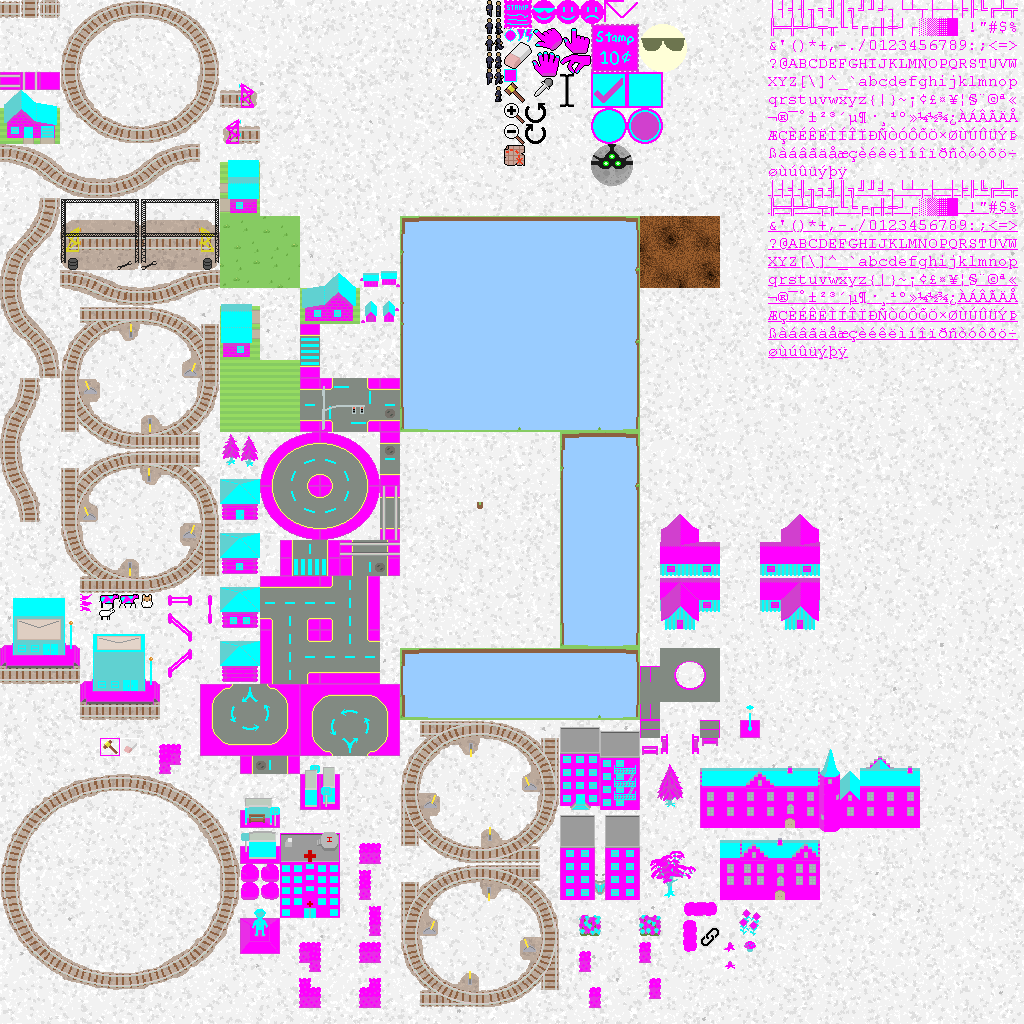
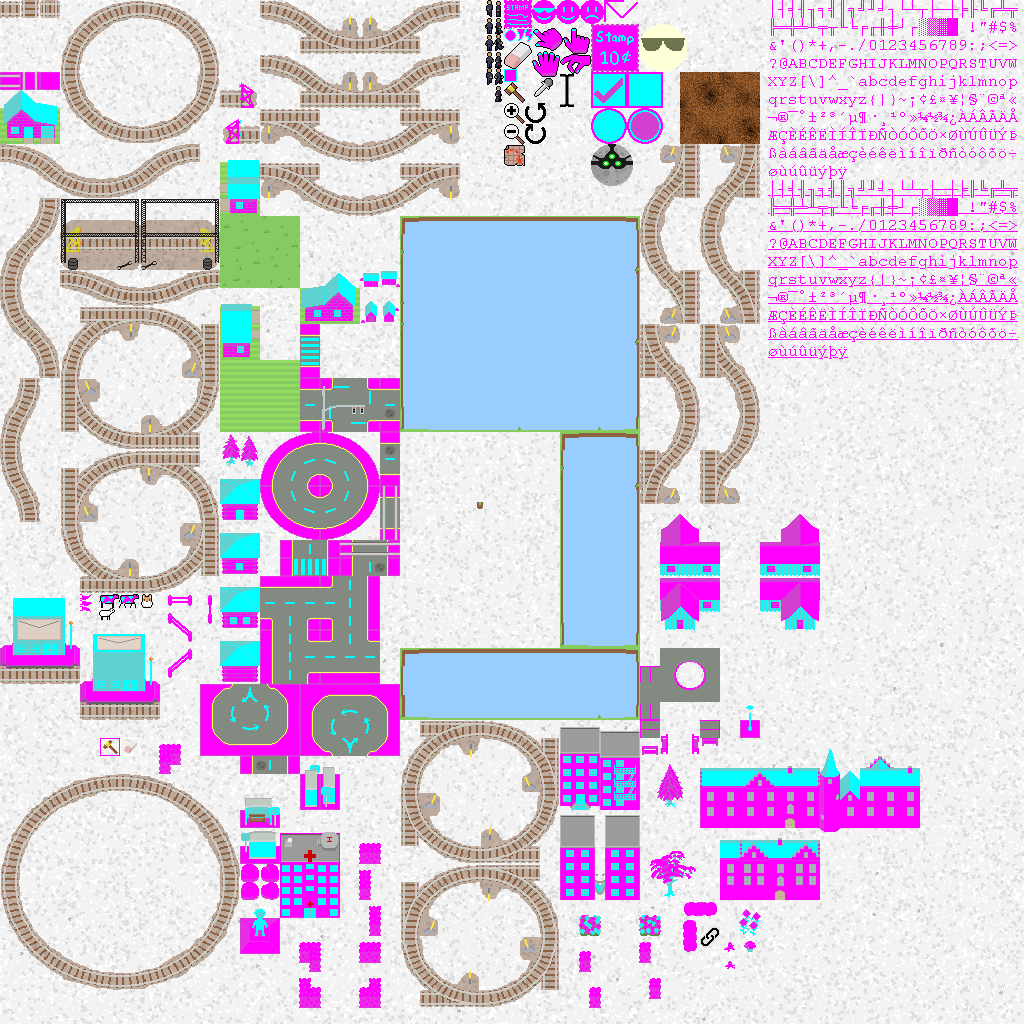
Two versions of the same layered image (1024 x 1024). Layer-by-layer changes:
painted on "Pasted Layer #3" over [260, 2, 760, 504]
painted on "Layer" over [260, 54, 760, 504]
painted on "Pasted Layer" over [260, 1, 760, 504]
